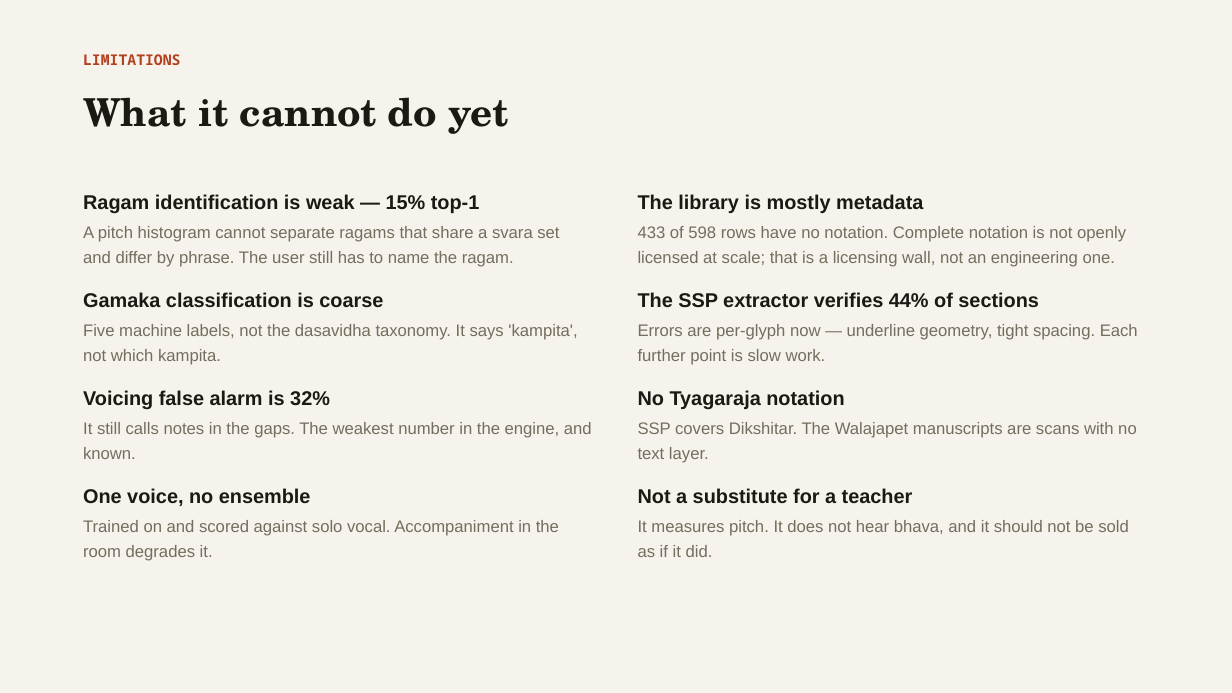
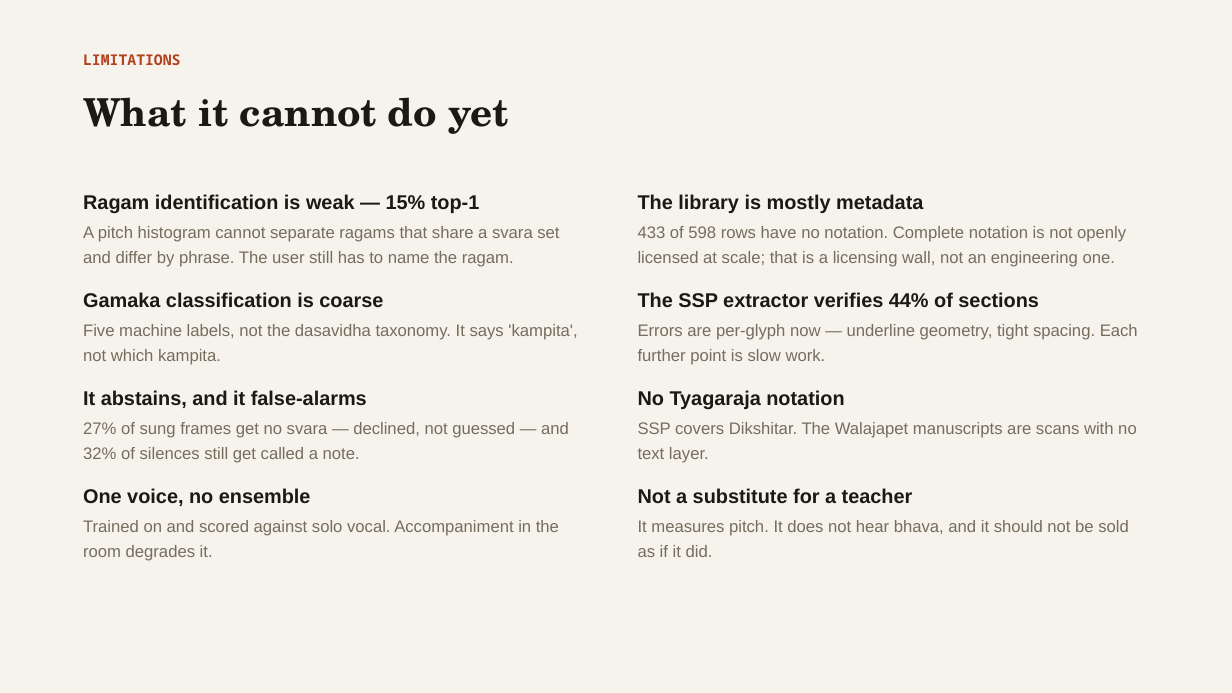
Before and after one commit to vinoth4v/sruthiscribe, a slide deck: slide 8 of SruthiScribe-pitch.pptx. Drawn at 1232x693 pixels with LibreOffice and Linux fonts; fonts in the diff are those of the drawing. Boxes give left, top, right and bottom in pixels: in the first picture for what was removed or moved away, otherwise in the second. Text is boxed around its words. In the diff, an @@ line names an element or a change of style, - is before the commit and + after.

```diff
--- a/SruthiScribe-pitch.pptx
+++ b/SruthiScribe-pitch.pptx
@@ text at (83, 390, 367, 408): text changed @@
-Voicing false alarm is 32%
+It abstains, and it false-alarms
@@ text at (83, 422, 569, 463): text changed @@
-It still calls notes in the gaps. The weakest number in the engine, and known.
+27% of sung frames get no svara — declined, not guessed — and 32% of silences still get called a note.
```
Also in this commit, not shown: 3 other slides changed, 2 other files.
